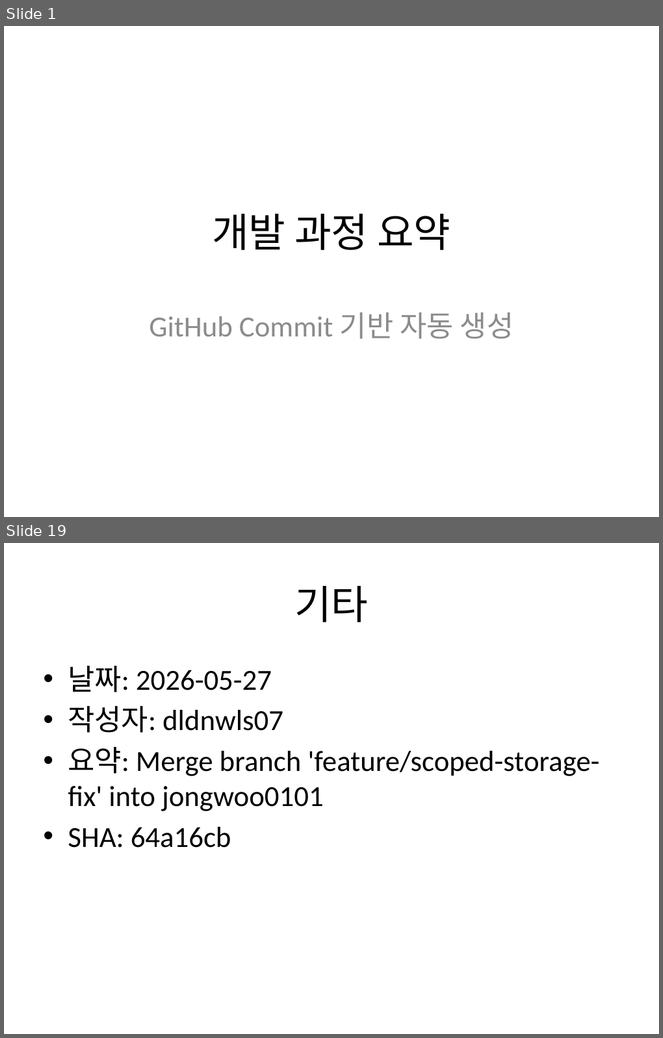
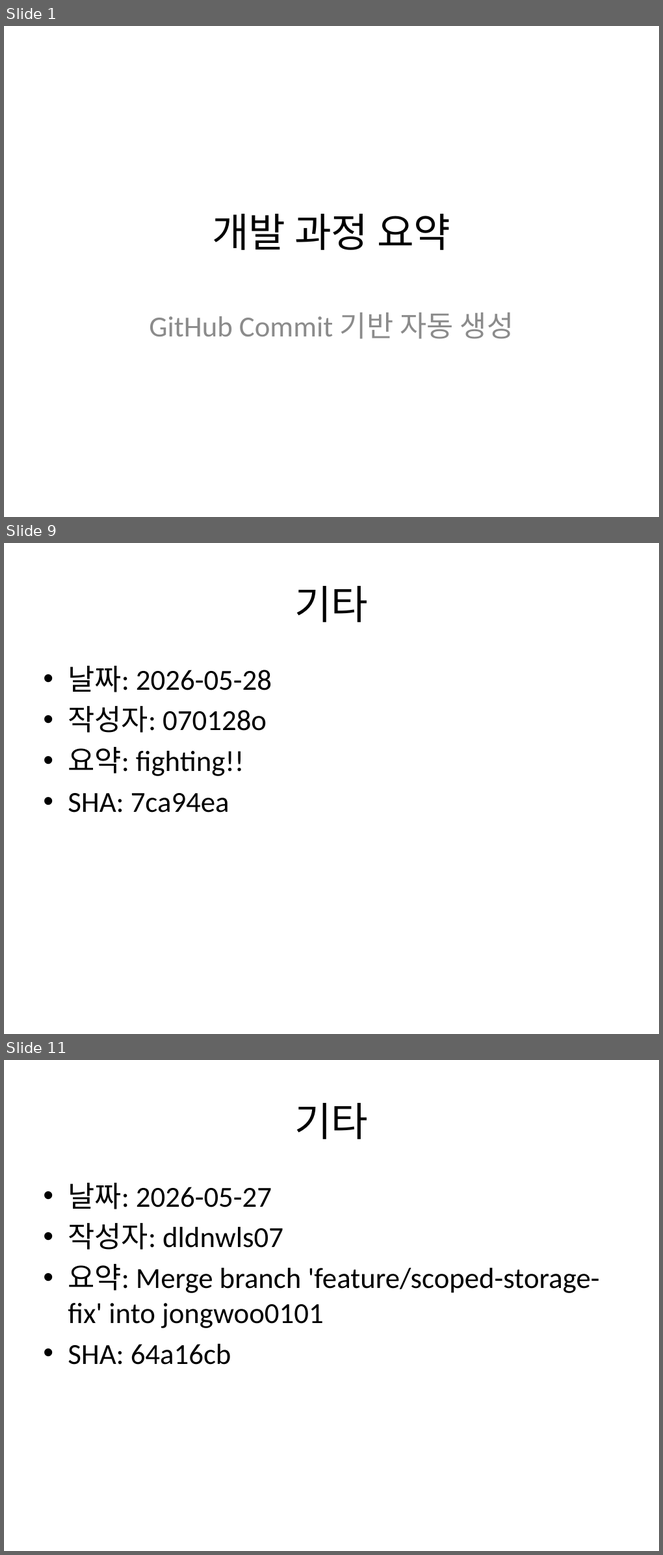
Before and after one commit to Jongwoo0101/worksight-commit-bot, a slide deck: data/commit_report.pptx. Shown one above the other, each under a label of ours: slides 1 and 19 before the commit, slides 1, 9 and 11 after it; the slides between them are not shown. The pictures are 663x1038 and 663x1555 pixels, drawn with LibreOffice and Linux fonts; fonts in the diff are those of the drawing. Boxes give left, top, right and bottom in pixels: in the first picture for what was removed or moved away, otherwise in the second. Text is boxed around its words. In the diff, an @@ line names an element or a change of style, - is before the commit and + after.

Commit message:
feat: target repo 신규 커밋 7건 반영 - chore: 주석에서 불필요한 공백제거 작성자: 원종우 코드: 587296c - Merge remote-tracking branch 'origin/Jongwoo0101' into Jongwoo0101 작성자: 원종우 코드: b496f98 - feat(chat): 채팅 비즈니스 로직(Service) 및 API 컨트롤러 구현
- ChatService: 채팅방 입장/목록 조회, 메시지 전송, 미읽음 일괄 처리 로직 구현
- 수신자 상태(MEETING/AWAY)에 따른 일반/긴급 알림 발송 분기 및 배너 조회 API 구현
- 데이터 정합성을 위해 TransactionSynchronization(afterCommit)을 활용한 웹소켓 실시간 푸시 연동
- ChatController: 채팅 관련 REST API 엔드포인트 매핑 작성자: 원종우 코드: 3752000
- feat(chat): 채팅 관련 Repository 및 WebSocket 이벤트 상수 추가

- ChatRoomRepository: 멤버 ID 기반 채팅방 조회 및 단건 조회 쿼리 추가
- ChatMessageRepository: 최신 메시지 페이징 조회, 미읽음 카운트 및 일괄 읽음 처리(@Modifying) 쿼리 구현
- WsEnvelope: 실시간 채팅 수신 및 읽음 처리를 위한 웹소켓 이벤트 상수(CHAT_MESSAGE_RECEIVED, CHAT_URGENT_RECEIVED, CHAT_READ) 정의 작성자: 원종우 코드: f779f37
- feat(chat): 채팅 도메인 엔티티 및 관련 Enum 정의

- 1:1 채팅방 엔티티(ChatRoom) 및 unique 제약 조건을 활용한 중복 생성 방지 로직 추가
- 채팅 메시지 엔티티(ChatMessage) 정의 및 인덱스 추가
- 일반(NORMAL) 및 긴급(URGENT) 메시지 구분을 위한 ChatMessageType Enum 추가 작성자: 원종우 코드: e78e425

```diff
--- a/data/commit_report.pptx
+++ b/data/commit_report.pptx
@@ slide 9 added at [4, 543, 659, 1034], background #FFFFFF @@
@@ title added at [295, 586, 368, 622], 44 pt, text #000000 @@
+기타
@@ text added at [68, 666, 272, 813], 32 pt, text #000000 @@
+• 날짜: 2026-05-28
+• 작성자: 070128o
+• 요약: fighting!!
+• SHA: 7ca94ea
@@ what was slide 19 is now slide 11 @@
```
Also in this commit, not shown: 2 slides changed, 6 other slides added, 2 other files.
